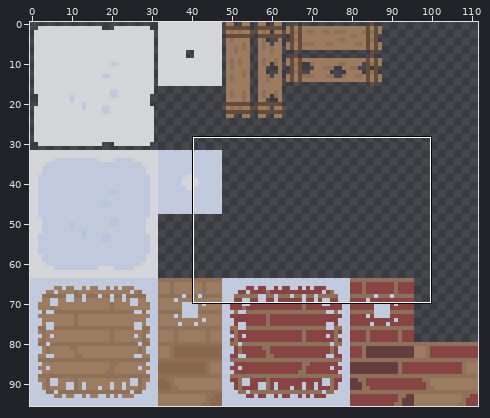
Sprite sheet -- rughai/tiles/RughaiGround.png. Above, an overview of the earlier version with the close-up marked.
Close-up. Before the edit:
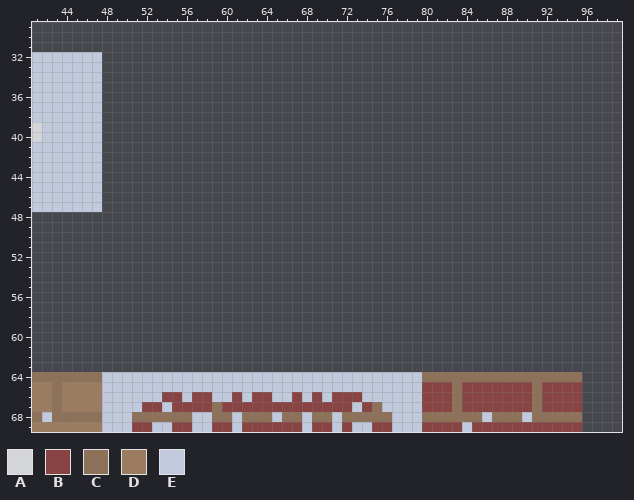
The file is 112x96 pixels. Shown: x 41..99, y 29..69.
Palette (. is transparent): A #d3d5d9  B #884343  C #8e7159  D #9b7c60  E #c1cadc
Pixels before (only the part around the change), first column x 43:
29 .........................................................
30 .........................................................
31 .........................................................
32 EEEEE....................................................
33 EEEEE....................................................
34 EEEEE....................................................
35 EEEEE....................................................
36 EEEEE....................................................
37 EEEEE....................................................
38 EEEEE....................................................
39 EEEEE....................................................
40 EEEEE....................................................
41 EEEEE....................................................
42 EEEEE....................................................
43 EEEEE....................................................
44 EEEEE....................................................
45 EEEEE....................................................
46 EEEEE....................................................
47 EEEEE....................................................
48 .........................................................
49 .........................................................
50 .........................................................
51 .........................................................
52 .........................................................
53 .........................................................
54 .........................................................
55 .........................................................
56 .........................................................
57 .........................................................
58 .........................................................
59 .........................................................
60 .........................................................
61 .........................................................
62 .........................................................
63 .........................................................
64 CCCCCEEEEEEEEEEEEEEEEEEEEEEEEEEEEEEEECCCCCCCCCCCCCCCC....
65 CDDDDEEEEEEEEEEEEEEEEEEEEEEEEEEEEEEEEBBBCBBBBBBBCBBBB....
66 CDDDDEEEEEEBBEBBEEBEBBEEBEBEBBBEEEEEEBBBCBBBBBBBCBBBB....
67 CDDDDEEEEBBEBBBBCBBBBBBBBBBBBBEBCEEEEBBBCBBBBBBBCBBBB....
68 CCCCCEEECCCCCCEECCECCCECCECCECCCCCEEECCCCCCECCCECCCCC....
69 DDDDDEEEBBEEBBEEBBEBBBBBBEBBEBEEBBEEEBBBBEBBBBBBBBBBB....
Now the later version:
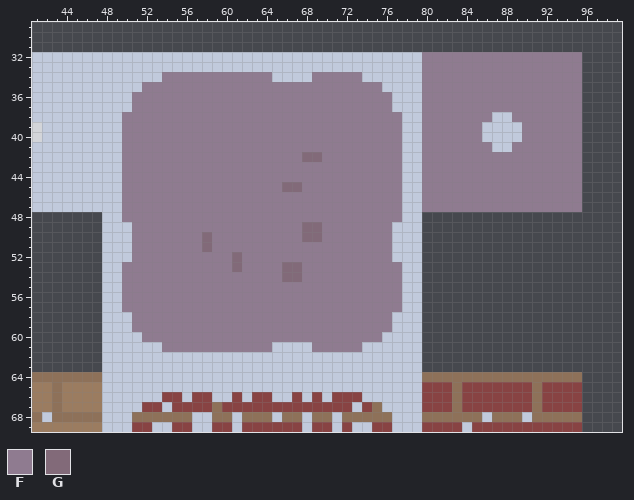
Colours new in this view: F #8f7b90  G #826a79
Diff:
{"y":32,"x":48,"old":"................................................","new":"EEEEEEEEEEEEEEEEEEEEEEEEEEEEEEEEFFFFFFFFFFFFFFFF"}
{"y":33,"x":48,"old":"................................................","new":"EEEEEEEEEEEEEEEEEEEEEEEEEEEEEEEEFFFFFFFFFFFFFFFF"}
{"y":34,"x":48,"old":"................................................","new":"EEEEEEFFFFFFFFFFFEEEEFFFFFEEEEEEFFFFFFFFFFFFFFFF"}
{"y":35,"x":48,"old":"................................................","new":"EEEEFFFFFFFFFFFFFFFFFFFFFFFFEEEEFFFFFFFFFFFFFFFF"}
{"y":36,"x":48,"old":"................................................","new":"EEEFFFFFFFFFFFFFFFFFFFFFFFFFFEEEFFFFFFFFFFFFFFFF"}
{"y":37,"x":48,"old":"................................................","new":"EEEFFFFFFFFFFFFFFFFFFFFFFFFFFEEEFFFFFFFFFFFFFFFF"}
{"y":38,"x":48,"old":"................................................","new":"EEFFFFFFFFFFFFFFFFFFFFFFFFFFFFEEFFFFFFFEEFFFFFFF"}
{"y":39,"x":48,"old":"................................................","new":"EEFFFFFFFFFFFFFFFFFFFFFFFFFFFFEEFFFFFFEEEEFFFFFF"}
{"y":40,"x":48,"old":"................................................","new":"EEFFFFFFFFFFFFFFFFFFFFFFFFFFFFEEFFFFFFEEEEFFFFFF"}
{"y":41,"x":48,"old":"................................................","new":"EEFFFFFFFFFFFFFFFFFFFFFFFFFFFFEEFFFFFFFEEFFFFFFF"}
{"y":42,"x":48,"old":"................................................","new":"EEFFFFFFFFFFFFFFFFFFGGFFFFFFFFEEFFFFFFFFFFFFFFFF"}
{"y":43,"x":48,"old":"................................................","new":"EEFFFFFFFFFFFFFFFFFFFFFFFFFFFFEEFFFFFFFFFFFFFFFF"}
{"y":44,"x":48,"old":"................................................","new":"EEFFFFFFFFFFFFFFFFFFFFFFFFFFFFEEFFFFFFFFFFFFFFFF"}
{"y":45,"x":48,"old":"................................................","new":"EEFFFFFFFFFFFFFFFFGGFFFFFFFFFFEEFFFFFFFFFFFFFFFF"}
{"y":46,"x":48,"old":"................................................","new":"EEFFFFFFFFFFFFFFFFFFFFFFFFFFFFEEFFFFFFFFFFFFFFFF"}
{"y":47,"x":48,"old":"................................................","new":"EEFFFFFFFFFFFFFFFFFFFFFFFFFFFFEEFFFFFFFFFFFFFFFF"}
{"y":48,"x":48,"old":"................................","new":"EEFFFFFFFFFFFFFFFFFFFFFFFFFFFFEE"}
{"y":49,"x":48,"old":"................................","new":"EEEFFFFFFFFFFFFFFFFFGGFFFFFFFEEE"}
{"y":50,"x":48,"old":"................................","new":"EEEFFFFFFFGFFFFFFFFFGGFFFFFFFEEE"}
{"y":51,"x":48,"old":"................................","new":"EEEFFFFFFFGFFFFFFFFFFFFFFFFFFEEE"}
{"y":52,"x":48,"old":"................................","new":"EEEFFFFFFFFFFGFFFFFFFFFFFFFFFEEE"}
{"y":53,"x":48,"old":"................................","new":"EEFFFFFFFFFFFGFFFFGGFFFFFFFFFFEE"}
{"y":54,"x":48,"old":"................................","new":"EEFFFFFFFFFFFFFFFFGGFFFFFFFFFFEE"}
{"y":55,"x":48,"old":"................................","new":"EEFFFFFFFFFFFFFFFFFFFFFFFFFFFFEE"}
{"y":56,"x":48,"old":"................................","new":"EEFFFFFFFFFFFFFFFFFFFFFFFFFFFFEE"}
{"y":57,"x":48,"old":"................................","new":"EEFFFFFFFFFFFFFFFFFFFFFFFFFFFFEE"}
{"y":58,"x":48,"old":"................................","new":"EEEFFFFFFFFFFFFFFFFFFFFFFFFFFEEE"}
{"y":59,"x":48,"old":"................................","new":"EEEFFFFFFFFFFFFFFFFFFFFFFFFFFEEE"}
{"y":60,"x":48,"old":"................................","new":"EEEEFFFFFFFFFFFFFFFFFFFFFFFFEEEE"}
{"y":61,"x":48,"old":"................................","new":"EEEEEEFFFFFFFFFFFEEEEFFFFFEEEEEE"}
{"y":62,"x":48,"old":"................................","new":"EEEEEEEEEEEEEEEEEEEEEEEEEEEEEEEE"}
{"y":63,"x":48,"old":"................................","new":"EEEEEEEEEEEEEEEEEEEEEEEEEEEEEEEE"}
{"label":"added","picture_box":[102,52,582,372]}
